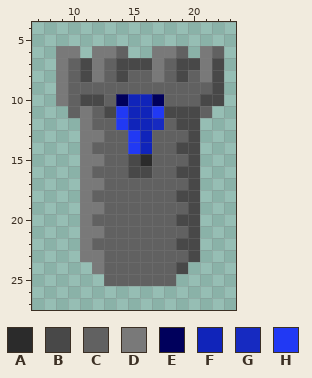
Edited in one commit: pixel-art sprite (sprites/tower1_blue.png). Above, as it was before the edit.
The file is 32x32 pixels. Shown: x 7..23, y 4..27. The old version is drawn lined up with the new one.
Palette (. is transparent): A #2b2b2b  B #484848  C #616161  D #797979  E #00005c  F #1024ba  G #162ac1  H #2139f4
Pixels before, first column x 9:
 6 DD.DDC..DDC.DC
 7 DCBDCBBBDCBBDB
 8 DCBDCBCCDCBCDB
 9 DCCCCCCCCCCCCB
10 DCBBCEFFECCCBB
11 .CDCBHFFHBBBC.
12 ..DCCHFFGCBB..
13 ..DDCCHFCCCB..
14 ..DCCCHFCCBB..
15 ..DDCCBACCCB..
16 ..DCCCBBCCBB..
17 ..DDCCCCCCCB..
18 ..DCCCCCCCBB..
19 ..DDCCCCCCCB..
20 ..DCCCCCCCBB..
21 ..DDCCCCCCCB..
22 ..DCCCCCCCBB..
23 ..DDCCCCCCCB..
24 ...DCCCCCCB...
25 ....CCCCCC....
The result:
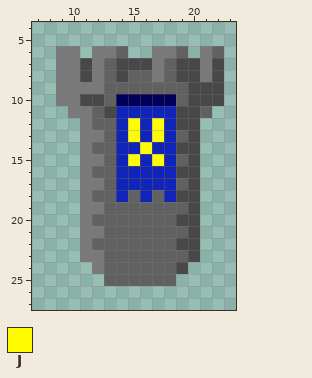
Colours new in this view: J #fffb00
Difference:
whole drawing moved by +0,-4 (the old picture is shown already moved)
Changed rows in their new state; - is an unchanged pixel.
first column x 10:
 7 D-----------
 8 D---------B-
 9 DDD-------BB
10 D----EE-E-B-
11 D---F--FF---
12 ----FJ-JF---
13 ----FJ-JF---
14 ----FFJFF---
15 ----FJFJF---
16 ----FFFFF---
17 ----FFFFF---
18 ----F-F-F---
Pixel boxes of the changes (left, top, right, bottom) in both pictures:
changed: (68, 58, 212, 202)
